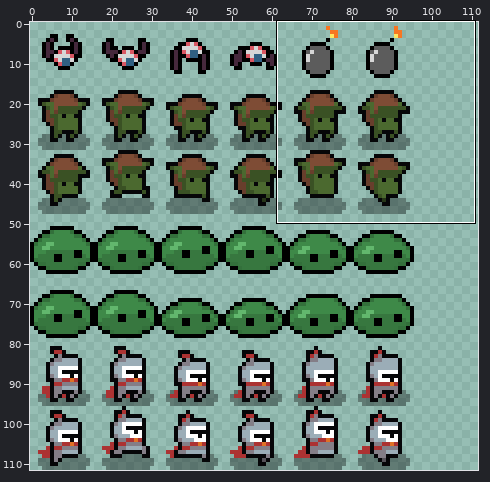
Sprite sheet, stored at examples/resources/textures/spritesheet.png. Above: a wide view before the commit, with the close-up outlined.
Close-up. The starting point:
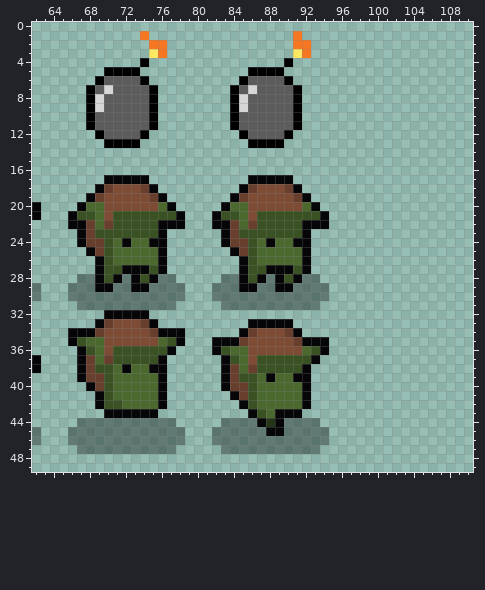
The file is 112x112 pixels. Colours within 5 levels of each other are drawn and written as one. Shown: x 62..110, y 0..49.
And afterwards:
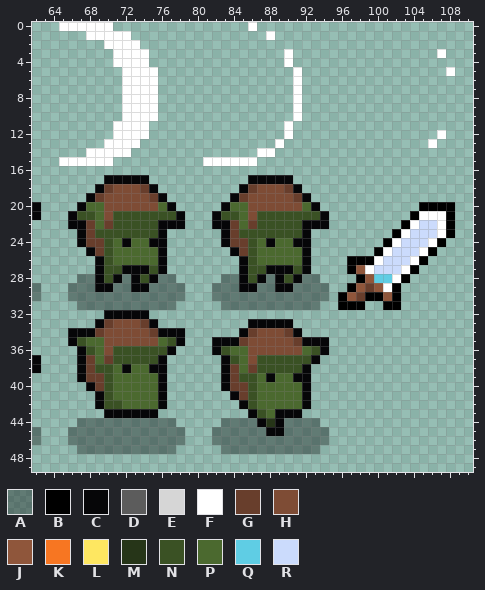
Palette (. is transparent): A #0000005a  B #000000  C #060608  D #5c5c5c  E #d6d6d6  F #ffffff  G #683e2c  H #7e4c35  J #8f563b  K #f77622  L #fee761  M #263518  N #3a5124  P #4b692f  Q #5fcde4  R #cbdbfc
Difference:
There is now colour B in row 20 at x 105 to 108; in row 21 at x 104 and 108; in row 22 at x 103 and 108; in row 23 at x 102 and 108; in row 24 at x 101 and 107; in row 25 at x 100 and 106.
There is now colour B in row 26 at x 97 to 99 and 105; in row 27 at x 97 and 104; in row 28 at x 98 and 103; in row 29 at x 97 and 102; in row 30 at x 96, 99 to 100 and 102; in row 31 at x 96 to 98 and 101 to 102.
There is now colour F in row 0 at x 65 to 70 and 86; in row 1 at x 68 to 72 and 88; in row 2 at x 70 to 73; in row 3 at x 71 to 74, 90 and 107; in row 4 at x 71 to 73; in row 5 at x 74 to 75, 91 and 108.
There is now colour F in row 6 at x 75 and 91; in row 12 at x 107; in row 13 at x 106; in row 14 at x 68 to 72 and 87 to 88; in row 15 at x 65 to 70 and 81 to 86; in row 21 at x 105 to 107.
There is now colour F in row 22 at x 104 and 107; in row 23 at x 103 and 107; in row 24 at x 102 and 106; in row 25 at x 101 and 105; in row 26 at x 100 and 104; in row 27 at x 99 and 103.
There is now colour F in row 28 at x 102; in row 29 at x 101.
The edit turns colour B into colour F in row 4 at x 74 and 90; in row 5 at x 72 to 73; in row 6 at x 74; in rows 7 to 10 at x 75 and 91; in row 12 at x 74 and 90; in row 13 at x 70 to 73 and 89.
The edit turns colour D into colour F in row 6 at x 72 to 73; in rows 7 to 10 at x 72 to 74; in row 11 at x 71 to 74 and 90; in row 12 at x 71 to 73.
There is now colour G in row 29 at x 99; in row 30 at x 98.
There is now colour J in row 27 at x 98; in row 28 at x 99; in row 29 at x 98 and 100; in row 30 at x 97 and 101.
There is now colour Q in row 28 at x 100 to 101.
There is now colour R in row 22 at x 105 to 106; in row 23 at x 104 to 106; in row 24 at x 103 to 105; in row 25 at x 102 to 104; in row 26 at x 101 to 103; in row 27 at x 100 to 102.
The author cleared colour B in row 5 at x 70 to 71 and 86 to 89; in row 6 at x 69, 85 and 90; in rows 7 to 10 at x 68 and 84; in row 11 at x 68, 75, 84 and 91; in row 12 at x 69 and 85; in row 13 at x 86 to 88.
The author cleared colour D in row 6 at x 70 to 71 and 86 to 89; in row 7 at x 69, 71, 85 and 87 to 90; in rows 8 to 9 at x 70 to 71 and 86 to 90; in row 10 at x 69 to 71 and 85 to 90; in row 11 at x 69 to 70 and 85 to 89; in row 12 at x 70 and 86 to 89.
The author cleared colour E in row 7 at x 70 and 86; in rows 8 to 9 at x 69 and 85.
The author cleared colour K in row 1 at x 74 and 91; in row 2 at x 75 to 76 and 91 to 92; in row 3 at x 76 and 92.
The author cleared colour L in row 3 at x 75 and 91.
